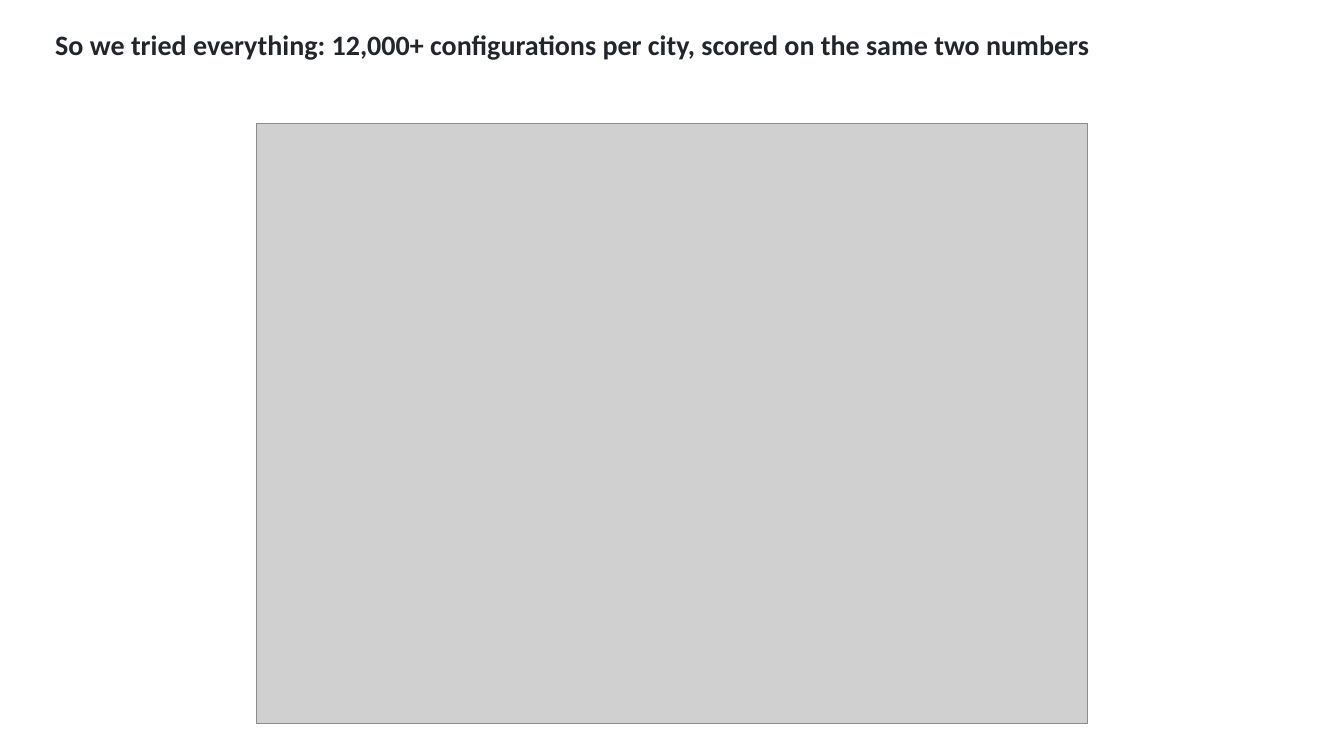
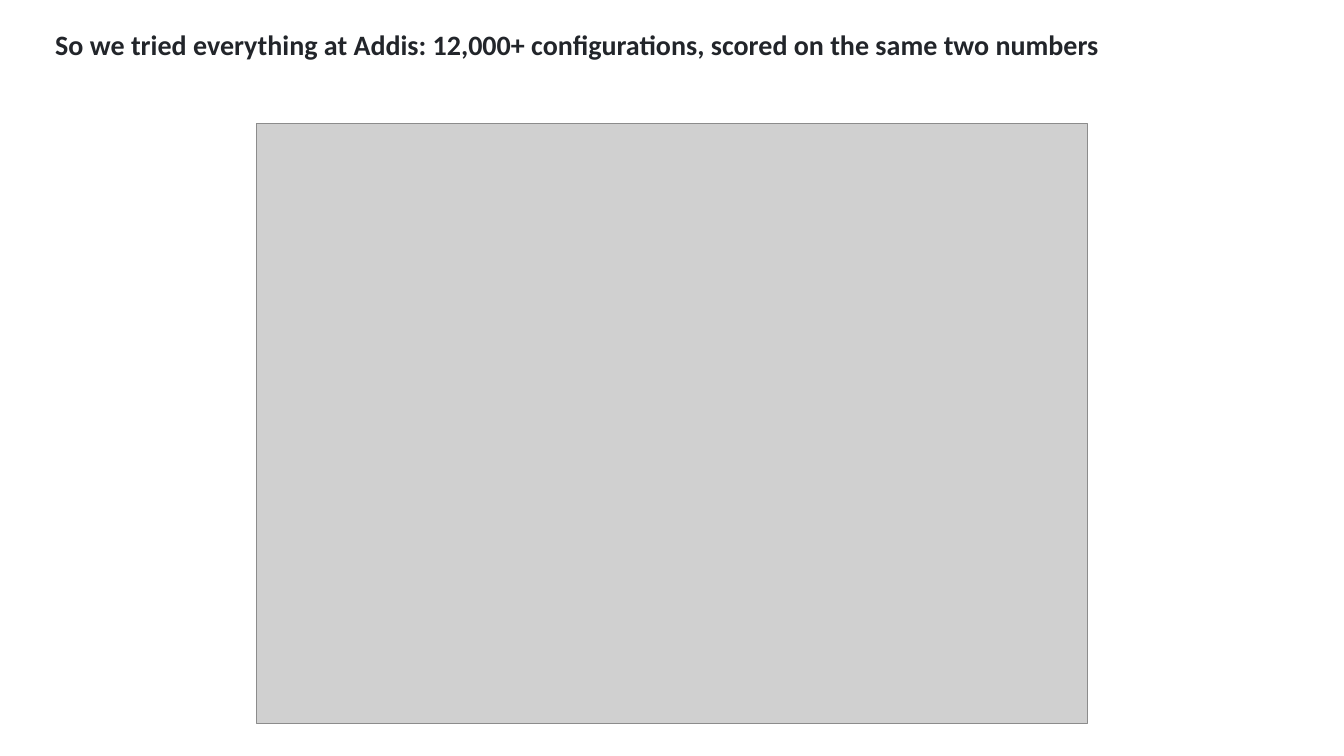
Before and after one commit to ahzs645/aethmodular, a slide deck: slide 18 of deliverables/ftir_group_2026-08-27/ftir_group_2026-08-27.pptx. Drawn at 1344x756 pixels with LibreOffice and Linux fonts; fonts in the diff are those of the drawing; grey boxes stand for pictures. Boxes give left, top, right and bottom in pixels: in the first picture for what was removed or moved away, otherwise in the second. Text is boxed around its words. In the diff, an @@ line names an element or a change of style, - is before the commit and + after.

```diff
--- a/deliverables/ftir_group_2026-08-27/ftir_group_2026-08-27.pptx
+++ b/deliverables/ftir_group_2026-08-27/ftir_group_2026-08-27.pptx
@@ text at box(55, 35, 1099, 60): text changed @@
-So we tried everything: 12,000+ configurations per city, scored on the same two numbers
+So we tried everything at Addis: 12,000+ configurations, scored on the same two numbers
```
Also in this commit, not shown: 2 other files.
